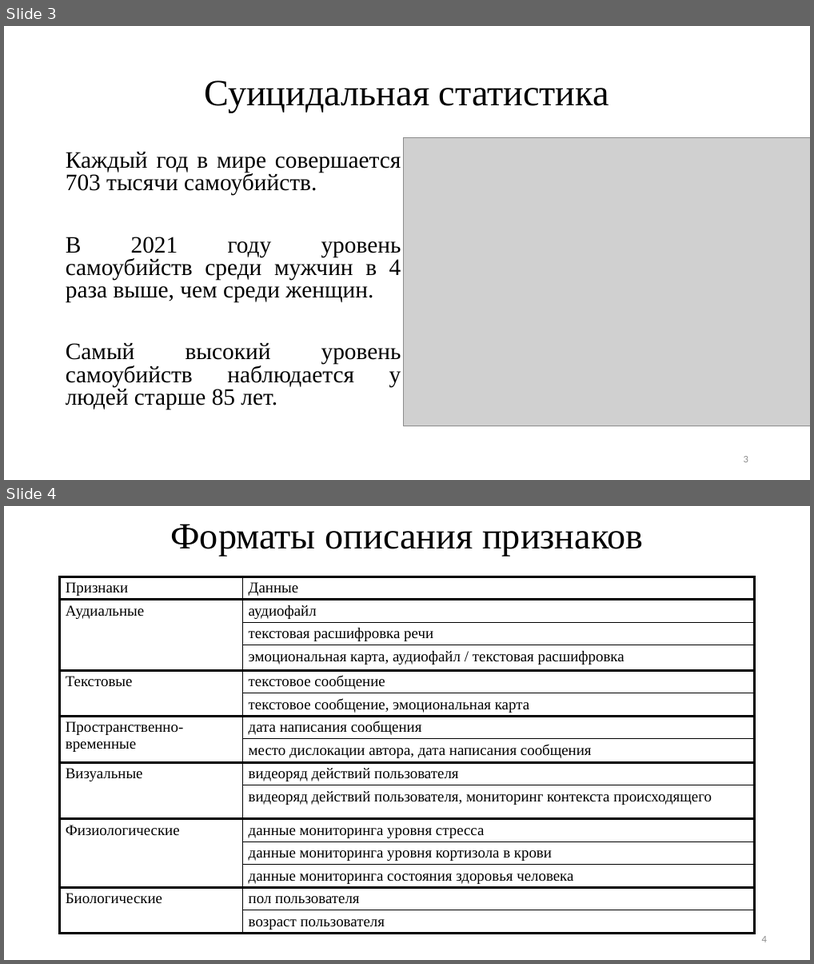
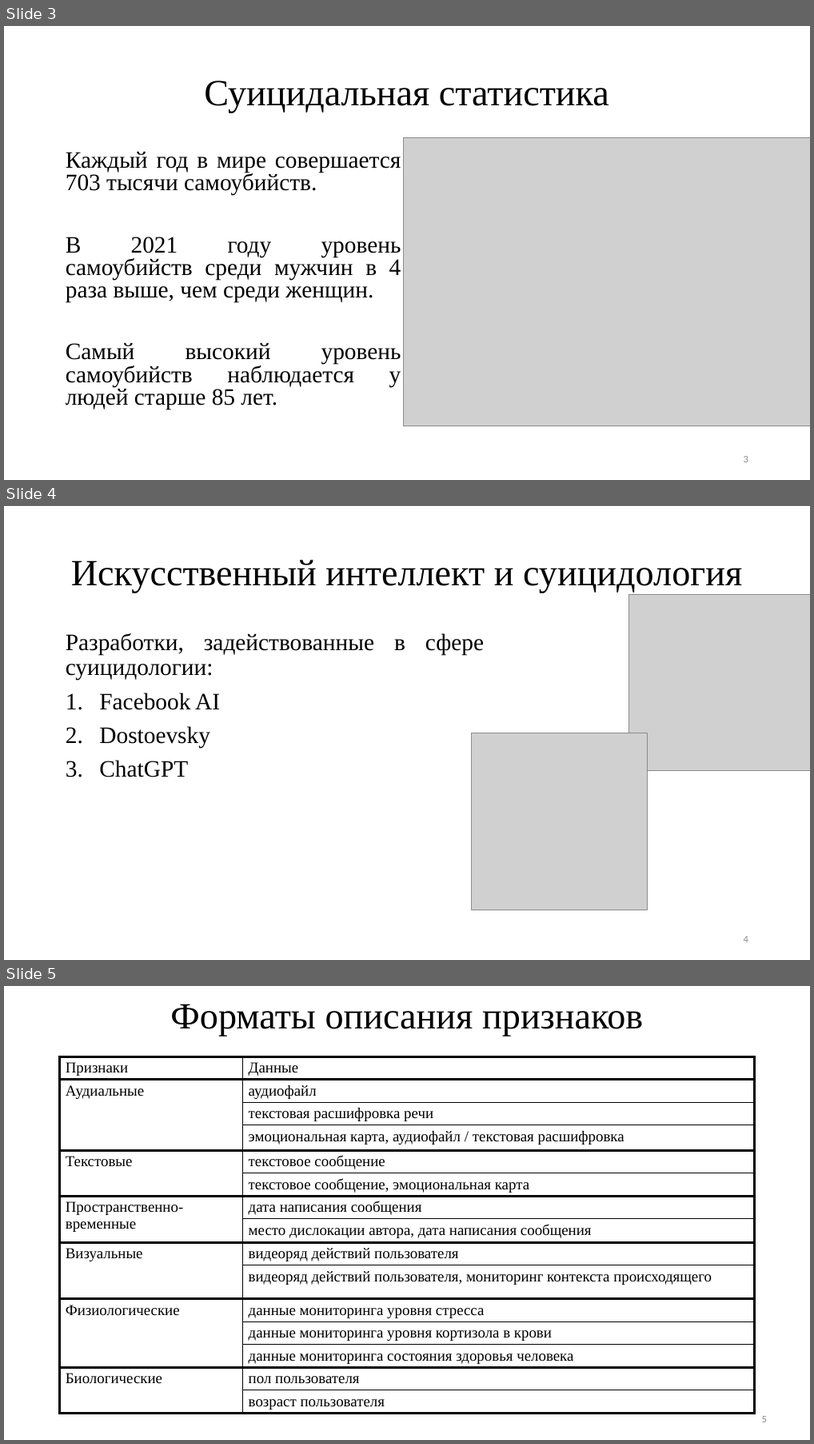
Before and after one commit to TheSawIsTheLaw/iWannaKillMyself, a slide deck: iWannaNote/iHatePresentations/presentation.pptx. Shown one above the other, each under a label of ours: slides 3 and 4 before the commit, slides 3, 4 and 5 after it. The pictures are 814x964 and 814x1444 pixels, drawn with LibreOffice and Linux fonts; fonts in the diff are those of the drawing; grey boxes stand for pictures. Boxes give left, top, right and bottom in pixels: in the first picture for what was removed or moved away, otherwise in the second. Text is boxed around its words. In the diff, an @@ line names an element or a change of style, - is before the commit and + after.

```diff
--- a/iWannaNote/iHatePresentations/presentation.pptx
+++ b/iWannaNote/iHatePresentations/presentation.pptx
@@ slide 4 added at (x1=4, y1=506, x2=810, y2=960), background #FFFFFF @@
@@ title added at (x1=71, y1=560, x2=742, y2=593), 44 pt, text #000000 @@
+Искусственный интеллект и суицидология
@@ picture added at (x1=629, y1=594, x2=810, y2=771) @@
@@ text added at (x1=66, y1=633, x2=484, y2=777), 28 pt, text #000000 @@
+Разработки, задействованные в сфере суицидологии:
+1. Facebook AI
+2. Dostoevsky
+3. ChatGPT
@@ picture added at (x1=472, y1=733, x2=648, y2=909) @@
@@ page number added at (x1=744, y1=936, x2=749, y2=942), 12 pt, text #8C8C8C @@
+4
@@ what was slide 4 is now slide 5 @@
@@ page number at (x1=762, y1=1416, x2=767, y2=1422): text changed @@
-4
+5
```
Also in this commit, not shown: 5 slides changed, 1 other slide added, 1 slide removed.
